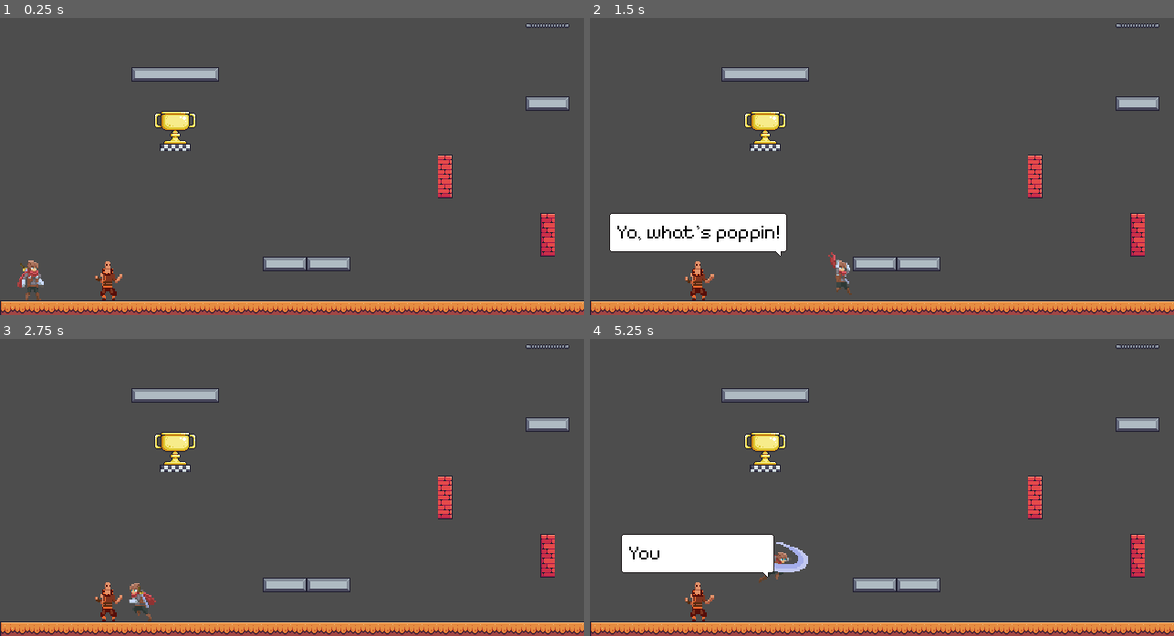
Above: before the commit, frames 1-4 (two rows, left to right).
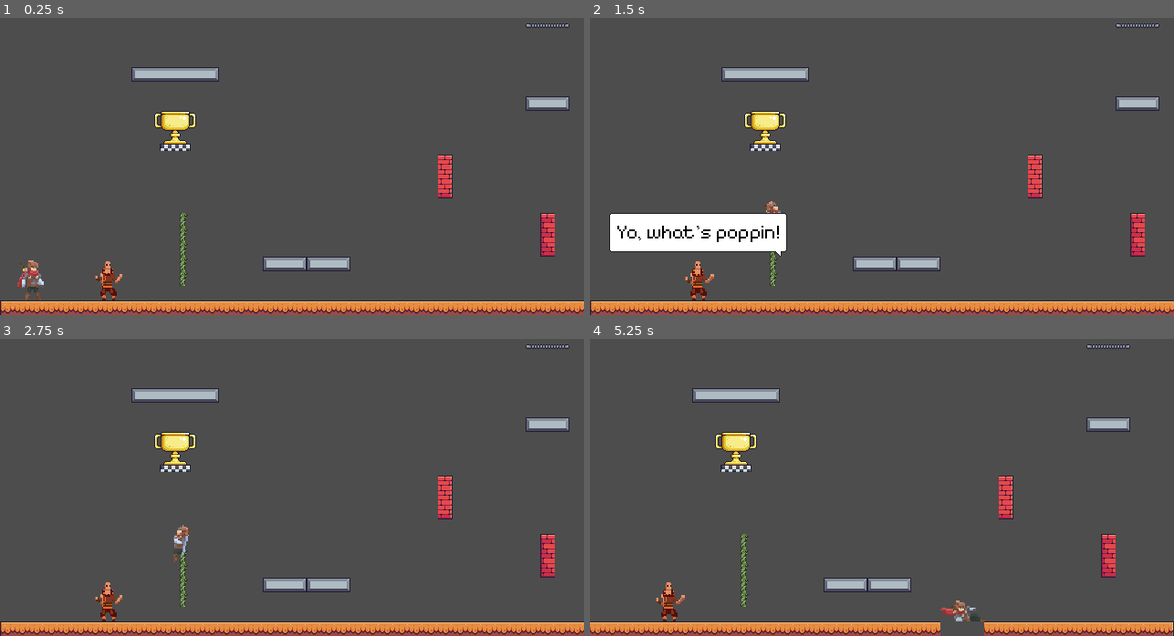
Above: after the commit, the same moments.

Repository: DeVelox/Niro
Game: Godot game, scene res://main.tscn
Two runs of this game, one before a commit and one after it. Both use one fixed random seed, a clock stepped at 60 frames per second and the inputs below.
Inputs:
- Up to frame 1 (0.25 s): no input
- Up to frame 2 (1.5 s): hold D (right) from 0.53 s (still down); tap Shift (dash) at 0.6 s; tap Space (jump) at 0.77 s; tap F (interact) at 1.35 s
- Up to frame 3 (2.75 s): tap Space (jump) at 1.52 s; release D (right) at 2.03 s; hold A (left) from 2.03 s (still down); tap Shift (dash) at 2.1 s
- Up to frame 4 (5.25 s): release A (left) at 2.78 s; hold D (right) 2.78-4.28 s; tap F (interact) at 2.85, 4.35 s; tap Space (jump) at 3.02, 3.77, 4.52 s; tap Shift (dash) at 3.6, 5.1 s; hold A (left) 4.28-5.03 s; hold D (right) from 5.03 s (still down)

The runs differ from the first frame. In frame 1, 0.2% of the frame differs, in the area x 30-33%, y 65-91%; in frame 2, 0.4%; in frame 3, 0.6%; in frame 4, 9.3%, in the area x 0-100%, y 1-100%.

Commit message:
Actually fixed crouching animation and glitch when walking by a rope

Diff:
--- a/levels/dev/level.tscn
+++ b/levels/dev/level.tscn
@@ -32,6 +32,7 @@
 script = ExtResource("1_o6p58")
 
 [node name="Tilemap" parent="." instance=ExtResource("2_sodgo")]
+layer_0/tile_data = PackedInt32Array(-131061, 1114114, 11, -196597, 1114114, 11, -262133, 1114114, 11, -327669, 1114114, 11, -393205, 1114114, 11)
 layer_1/tile_data = PackedInt32Array(0, 458752, 4, 1, 458752, 4, 2, 458752, 4, 3, 458752, 4, 4, 458752, 4, 5, 458752, 4 …(1178 unchanged characters)…
 layer_2/tile_data = PackedInt32Array(40, 1, 65536, 39, 1, 65536, 38, 1, 65536, 37, 1, 65536, 36, 1, 65536, 35, 1, 65536, 34, 1, 65536, 33, 1, 65536, 32, 1, 65536, 31, 1, 65536, 30, 1, 65536, 29, 1, 65536, 28, 1, 65536, 27, 1, 65536, 26, 1, 65536, 25, 1, 65536)
 
--- a/player/player.gd
+++ b/player/player.gd
@@ -364,10 +364,10 @@
 			else:
 				animation = "jumping"
 	else:
-		if absf(velocity.x) > 0.1:
+		if is_crouching:
+			animation = "crouching"
+		elif absf(velocity.x) > 0.1:
 			animation = "running"
-		elif is_crouching:
-			animation = "crouching"
 		else:
 			animation = "idle"
 	return animation
@@ -525,7 +525,7 @@
 
 
 func _start_climbing(body: Node2D) -> void:
-	if not is_climbing and climb_cooldown.is_stopped():
+	if not is_climbing and climb_cooldown.is_stopped() and not is_on_floor():
 		var tile_pos = body.local_to_map(position)
 		var pos = body.map_to_local(tile_pos)
 		position.x = pos.x
